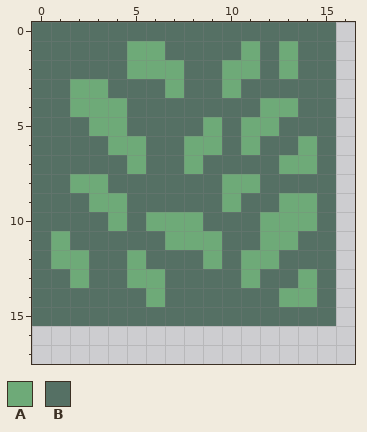
A pixel-art file gets an edit: Assets/Tiles/Flowery grass.ase. Above, as it was before the edit.
32x32 pixels, 1 frame. Shown: x 0..16, y 0..17.
Palette (. is transparent): A #6eaa78  B #557064
Pixels before, first column x 0:
 0 BBBBBBBBBBBBBBBB
 1 BBBBBAABBBBABABB
 2 BBBBBAAABBAABABB
 3 BBAABBBABBABBBBB
 4 BBAAABBBBBBBAABB
 5 BBBAABBBBABAABBB
 6 BBBBAABBAABABBAB
 7 BBBBBABBABBBBAAB
 8 BBAABBBBBBAABBBB
 9 BBBAABBBBBABBAAB
10 BBBBABAAABBBAAAB
11 BABBBBBAAABBAABB
12 BAABBABBBABAABBB
13 BBABBAABBBBABBAB
14 BBBBBBABBBBBBAAB
15 BBBBBBBBBBBBBBBB
Now the later version:
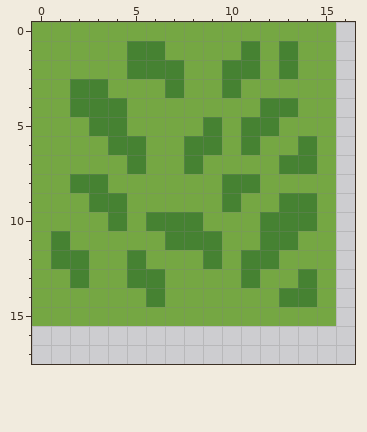
Difference:
Colour A changes from #6eaa78 to #468232.
Colour B changes from #557064 to #75a743.
Pixel boxes of the changes (left, top, right, bottom) in both pictures:
changed: (32, 22, 336, 326)
